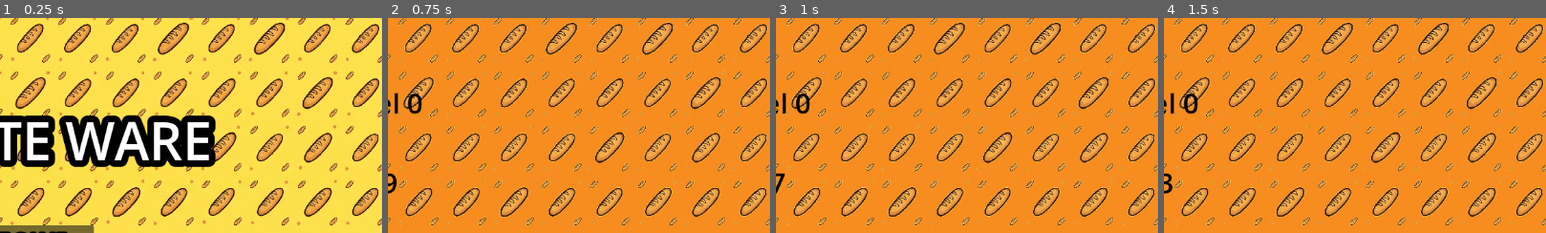
Above: before the commit, frames 1-4 (left to right).
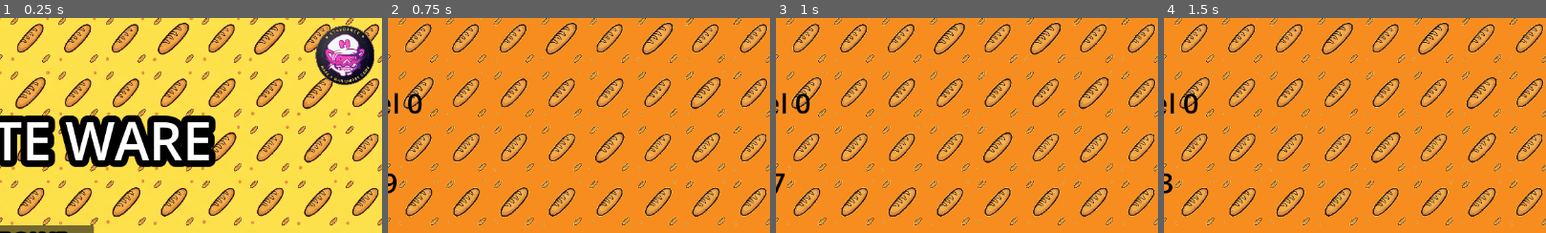
Above: after the commit, the same moments.

Repository: Mk1A-Falcon/Baguette-ware
Game: Godot game, scene res://scenes/main_menu.tscn
Same seed, same stepped clock (60 frames per second), same inputs: the game is played once before the commit and once after it.
Inputs (mouse positions are % of the whole screen's width and height, from its top left):
- Up to frame 1 (0.25 s): no input
- Up to frame 2 (0.75 s): click "START GAME" at 0.5 s
- Up to frame 3 (1 s): no input
- Up to frame 4 (1.5 s): tap Enter (ui_accept) at 1.25 s; move the mouse to (72, 45) at 1.27 s; hold Right (ui_right) from 1.28 s (still down); tap Alt at 1.35 s; click (72, 45) at 1.42 s
The pictures show only the part of the screen within x 49-99%, y 1-51%; the shares and areas given below are measured in that part.

The runs differ from the first frame. In frame 1, 3.4% of the frame differs, in the area x 82-98%, y 3-32%; in frame 2, nothing differs; in frame 3, nothing differs; in frame 4, nothing differs.

Commit message:
Made a pickup(baguette) + added a few assets

Diff:
--- a/scenes/main_menu.tscn
+++ b/scenes/main_menu.tscn
@@ -3,6 +3,7 @@
 [ext_resource type="Script" uid="uid://bakr6hve7avrm" path="res://scripts/main_menu.gd" id="1_ekxnf"]
 [ext_resource type="PackedScene" uid="uid://tj0amyv62q0j" path="res://scenes/back_ground_image.tscn" id="1_l6cm7"]
 [ext_resource type="Texture2D" uid="uid://ded2xccd5pybh" path="res://assets/bread_transparent.png" id="3_bqqt6"]
+[ext_resource type="Texture2D" uid="uid://dsbmkedqn76rd" path="res://assets/stardance_logo_transparent.png" id="4_wu84c"]
 
 [node name="MAIN-MENU" type="Node2D" unique_id=1126474852]
 script = ExtResource("1_ekxnf")
@@ -52,5 +53,10 @@
 text = "QUIT
 "
 
+[node name="StardanceLogoTransparent" type="Sprite2D" parent="." unique_id=1055748554]
+position = Vector2(1088, 62)
+scale = Vector2(0.5, 0.5)
+texture = ExtResource("4_wu84c")
+
 [connection signal="pressed" from="Buttons/Start Game" to="." method="_on_start_game_pressed"]
 [connection signal="pressed" from="Buttons/QUIT" to="." method="_on_quit_pressed"]
--- a/scenes/minigame_1.tscn
+++ b/scenes/minigame_1.tscn
@@ -3,6 +3,47 @@
 [ext_resource type="PackedScene" uid="uid://tj0amyv62q0j" path="res://scenes/back_ground_image.tscn" id="1_og05i"]
 [ext_resource type="PackedScene" uid="uid://clnkjq1xxpa8g" path="res://scenes/ground.tscn" id="2_lmjug"]
 [ext_resource type="PackedScene" uid="uid://bxh2chvh1wk3y" path="res://scenes/Player_1.tscn" id="2_og05i"]
+[ext_resource type="Script" uid="uid://bvcpp2m75df7t" path="res://scripts/pickups.gd" id="4_fa05o"]
+[ext_resource type="Texture2D" uid="uid://ded2xccd5pybh" path="res://assets/bread_transparent.png" id="4_v5ebm"]
+
+[sub_resource type="Animation" id="Animation_fa05o"]
+length = 0.001
+tracks/0/type = "value"
+tracks/0/imported = false
+tracks/0/enabled = true
+tracks/0/path = NodePath(".:position")
+tracks/0/interp = 1
+tracks/0/loop_wrap = true
+tracks/0/keys = {
+"times": PackedFloat32Array(0),
+"transitions": PackedFloat32Array(1),
+"update": 0,
+"values": [Vector2(127, 371)]
+}
+
+[sub_resource type="Animation" id="Animation_v5ebm"]
+resource_name = "up"
+loop_mode = 2
+tracks/0/type = "value"
+tracks/0/imported = false
+tracks/0/enabled = true
+tracks/0/path = NodePath(".:position")
+tracks/0/interp = 2
+tracks/0/loop_wrap = true
+tracks/0/keys = {
+"times": PackedFloat32Array(0, 1),
+"transitions": PackedFloat32Array(1, 1),
+"update": 0,
+"values": [Vector2(127, 371), Vector2(127, 355)]
+}
+
+[sub_resource type="AnimationLibrary" id="AnimationLibrary_fa05o"]
+_data = {
+&"RESET": SubResource("Animation_fa05o"),
+&"up": SubResource("Animation_v5ebm")
+}
+
+[sub_resource type="CircleShape2D" id="CircleShape2D_bjqgx"]
 
 [node name="minigame_1" type="Node2D" unique_id=61975540]
 
@@ -38,3 +79,26 @@
 [node name="platform_2" parent="platforms" unique_id=346453831 instance=ExtResource("2_lmjug")]
 position = Vector2(59, 421)
 scale = Vector2(3.7199974, 0.39999998)
+
+[node name="pickups" type="Node2D" parent="." unique_id=268513017]
+position = Vector2(127, 371)
+script = ExtResource("4_fa05o")
+
+[node name="ImageofBaguette" type="TextureRect" parent="pickups" unique_id=1426353540]
+offset_left = -2.0
+offset_top = 1.0
+offset_right = 38.0
+offset_bottom = 41.0
+texture = ExtResource("4_v5ebm")
+expand_mode = 1
+
+[node name="AnimationPlayer" type="AnimationPlayer" parent="pickups" unique_id=651808627]
+libraries/ = SubResource("AnimationLibrary_fa05o")
+autoplay = &"up"
+
+[node name="Area2D" type="Area2D" parent="pickups" unique_id=1747868677]
+
+[node name="CollisionShape2D" type="CollisionShape2D" parent="pickups/Area2D" unique_id=1418747268]
+position = Vector2(16, 20.853699)
+scale = Vector2(1.7999988, 1.6800001)
+shape = SubResource("CircleShape2D_bjqgx")
--- /dev/null
+++ b/scripts/pickups.gd
@@ -0,0 +1 @@
+extends Node2D
Binary file added: assets/IMG_5943.jpg
Binary file added: assets/stardance_logo_transparent.png
Not shown, added: assets/stardance_logo_transparent.png.import
Not shown, added: scripts/pickups.gd.uid
